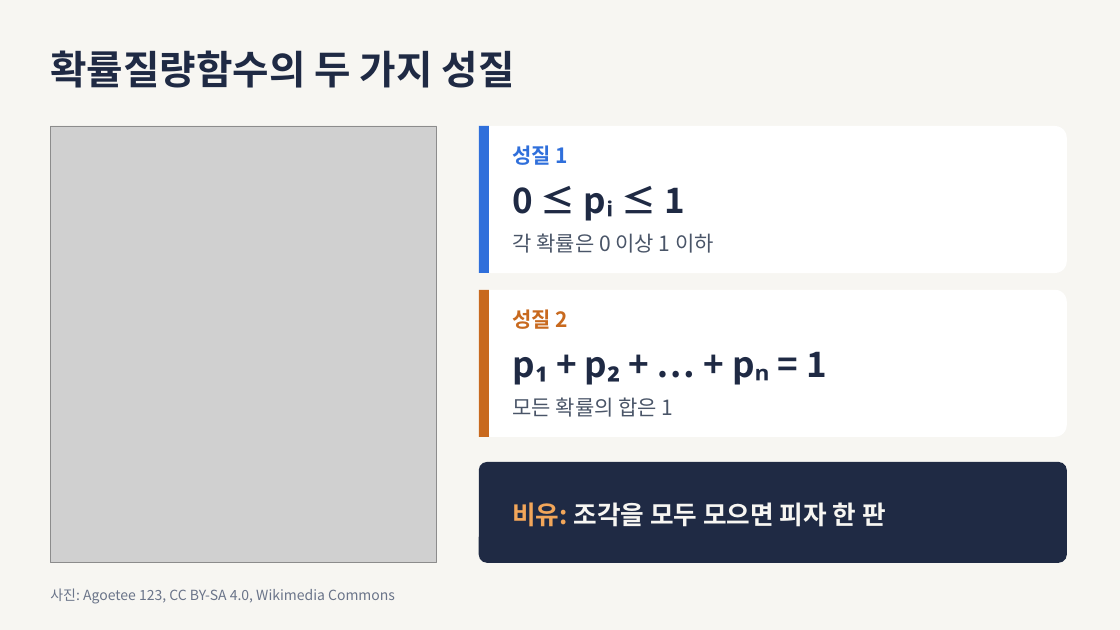
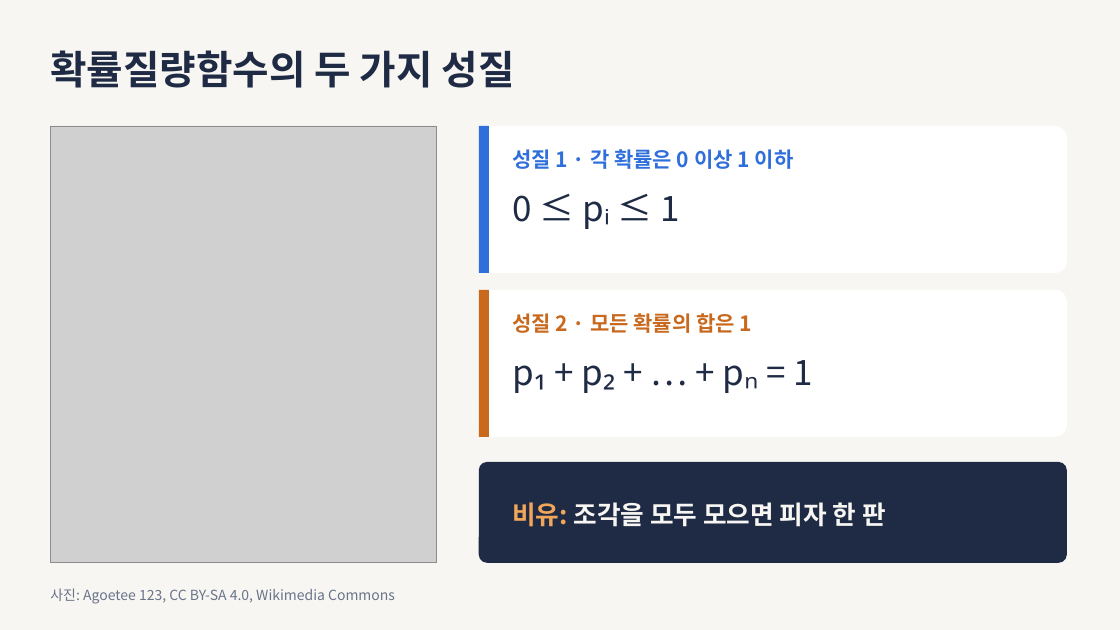
Before and after one commit to jeyoungpark12/prob-stats-lecture-slides, a slide deck: slide 7 of lectures/week01_도입/output/01_확률변수와_확률분포.pptx (slide 6 before the commit). Drawn at 1120x630 pixels with LibreOffice and Linux fonts; fonts in the diff are those of the drawing; grey boxes stand for pictures. Boxes give left, top, right and bottom in pixels: in the first picture for what was removed or moved away, otherwise in the second. Text is boxed around its words. In the diff, an @@ line names an element or a change of style, - is before the commit and + after.

```diff
--- a/lectures/week01_도입/output/01_확률변수와_확률분포.pptx
+++ b/lectures/week01_도입/output/01_확률변수와_확률분포.pptx
@@ text at box(512, 149, 794, 169): text changed; text colour #4A5568 to #2F6FDB; bold on @@
-각 확률은 0 이상 1 이하
+성질 1 · 각 확률은 0 이상 1 이하
@@ text removed at box(512, 145, 568, 165) @@
-성질 1
@@ text "0 ≤ pᵢ ≤ 1": place and size @@
-text "0 ≤ pᵢ ≤ 1" at box(512, 187, 685, 214)
+text "0 ≤ pᵢ ≤ 1" at box(512, 195, 680, 222)
@@ text "0 ≤ pᵢ ≤ 1" at box(512, 195, 680, 222): bold off @@
@@ text at box(512, 313, 752, 333): text changed; text colour #4A5568 to #C8691E; bold on @@
-모든 확률의 합은 1
+성질 2 · 모든 확률의 합은 1
@@ text removed at box(512, 309, 568, 329) @@
-성질 2
@@ text "p₁ + p₂ + ⋯ ..." at box(534, 374, 546, 390): bold off @@
@@ text "p₁ + p₂ + ⋯ ...": place and size @@
-text "p₁ + p₂ + ⋯ ..." at box(535, 366, 548, 382)
+text "p₁ + p₂ + ⋯ ..." at box(534, 374, 546, 390)
```
Also in this commit, not shown: 4 other slides changed, 2 slides added, 36 other files.
